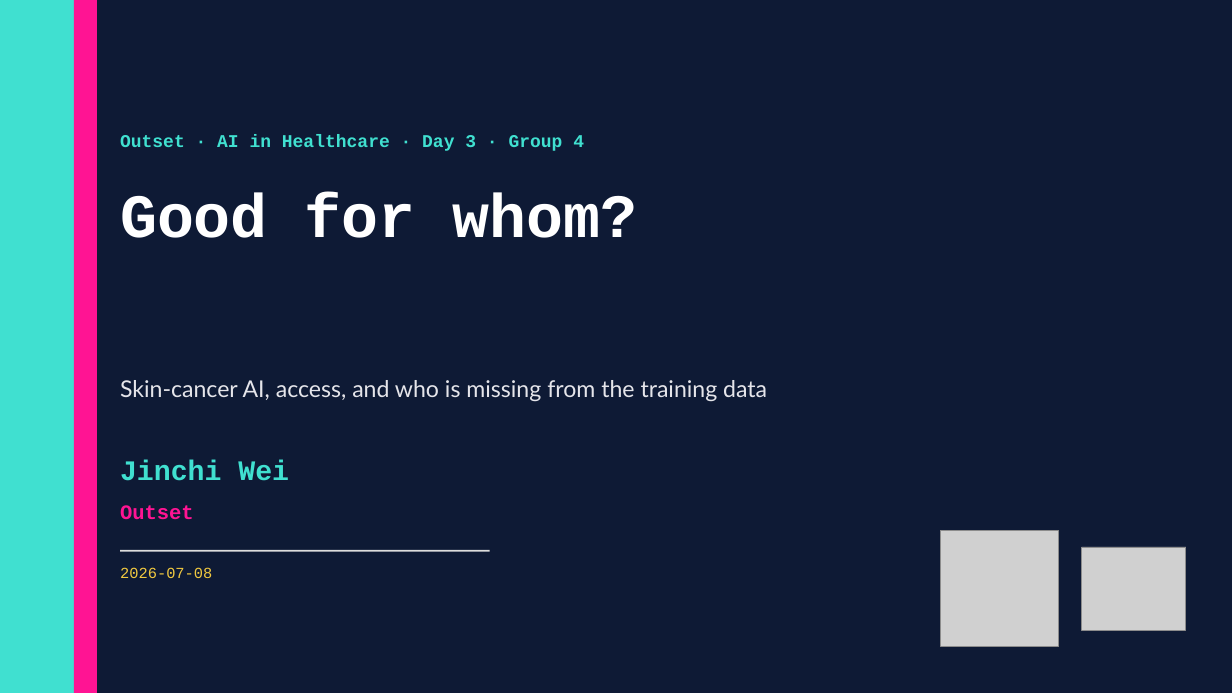
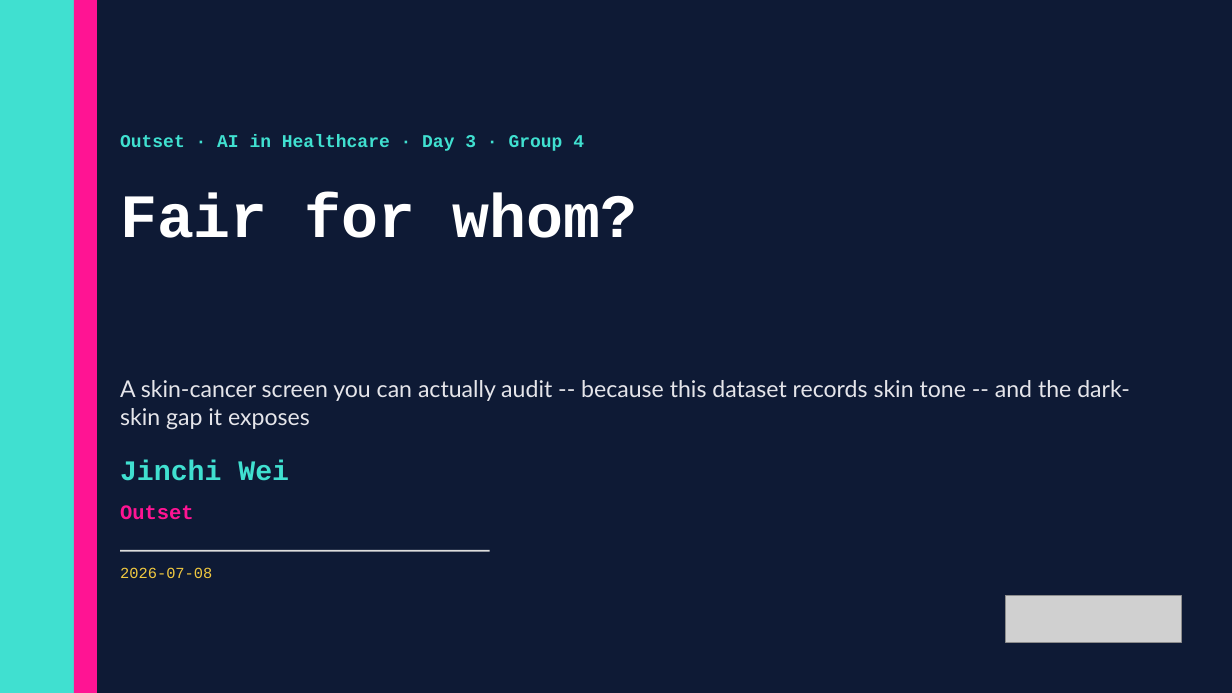
Before and after one commit to jinchiwei/outset-ai-healthcare, a slide deck: slide 1 of solutions/g4_skin_access/slides/g4_skin_access.pptx. Drawn at 1232x693 pixels with LibreOffice and Linux fonts; fonts in the diff are those of the drawing; grey boxes stand for pictures. Boxes give left, top, right and bottom in pixels: in the first picture for what was removed or moved away, otherwise in the second. Text is boxed around its words. In the diff, an @@ line names an element or a change of style, - is before the commit and + after.

Commit message:
G4 v2: PAD-UFES-20 skin-tone equity (AUC 0.83) — honest '11 dark-skin patients' finding, clinical intro figs, Outset logo, bespoke layouts

```diff
--- a/solutions/g4_skin_access/slides/g4_skin_access.pptx
+++ b/solutions/g4_skin_access/slides/g4_skin_access.pptx
@@ text at [120,193,638,238]: text changed @@
-Good for whom?
+Fair for whom?
@@ text at [120,380,1130,430]: text changed @@
-Skin-cancer AI, access, and who is missing from the training data
+A skin-cancer screen you can actually audit -- because this dataset records skin tone -- and the dark-skin gap it exposes
@@ picture removed at [941,531,1058,647] @@
@@ picture removed at [1081,547,1186,630] @@
@@ picture added at [1006,596,1181,642] @@
```
Also in this commit, not shown: 6 other slides changed, 13 slides added, 10 slides removed, 47 other files.
